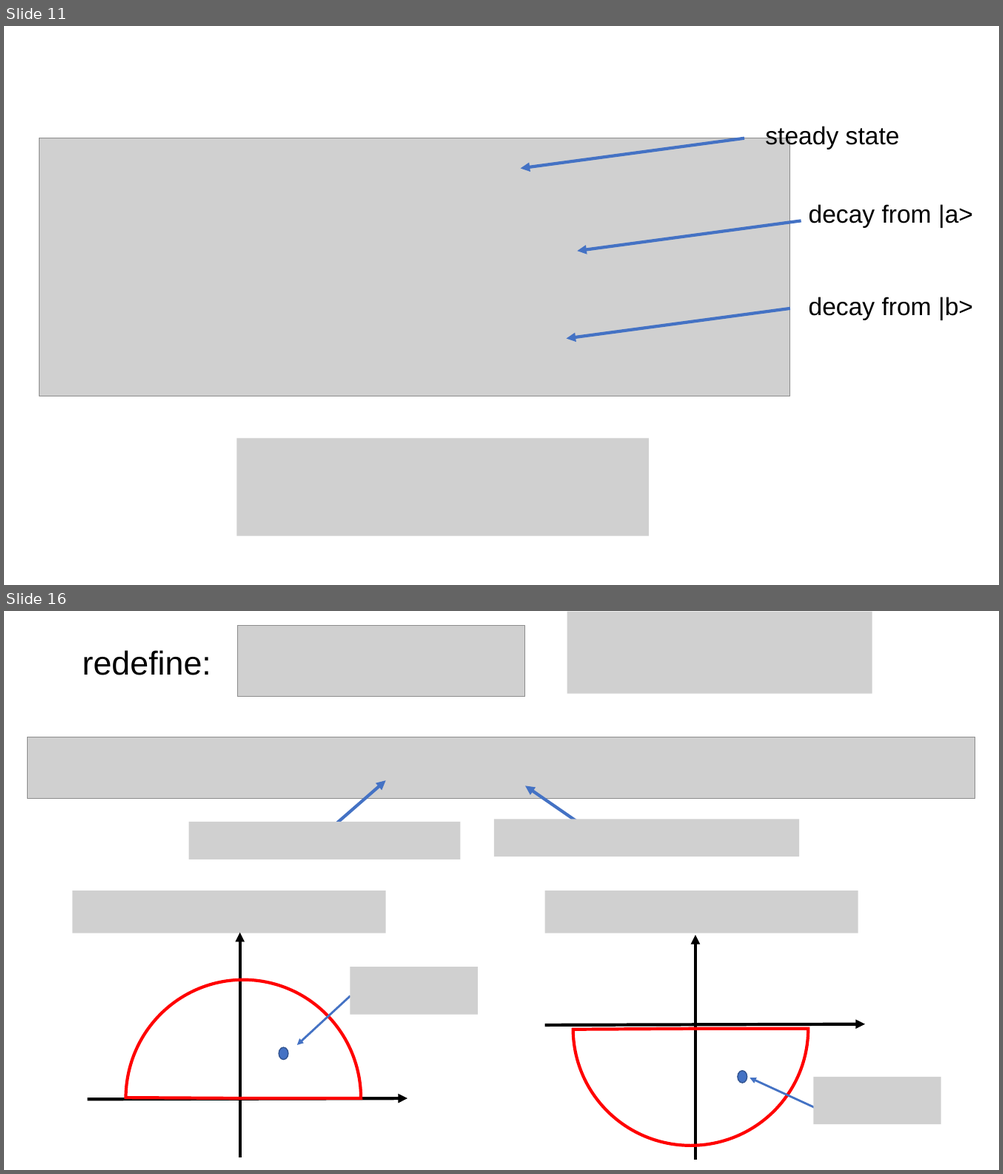
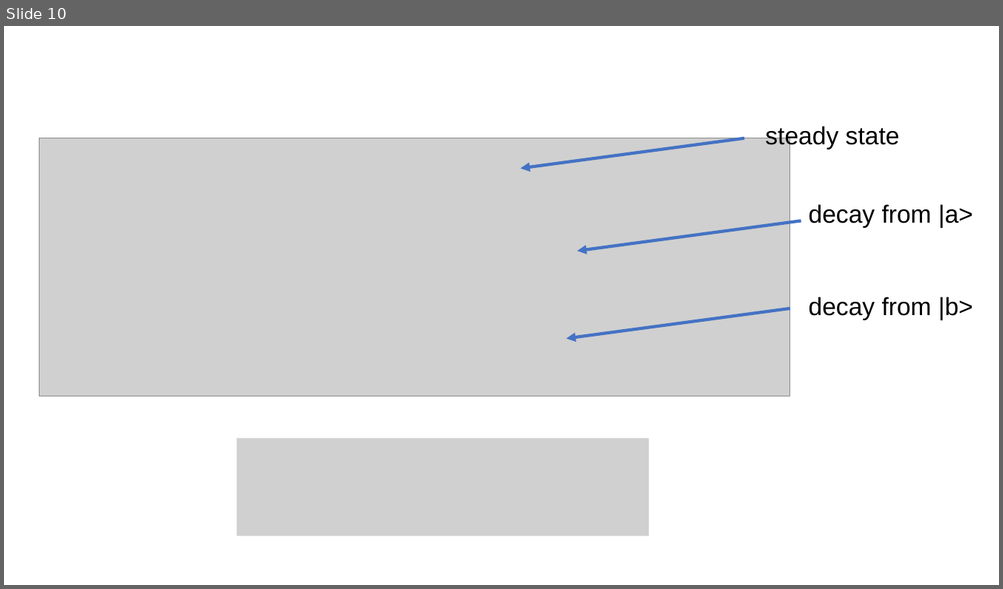
Before and after one commit to youjieyu888/entangle-cascade, a slide deck: Jieyu You.pptx. Shown one above the other, each under a label of ours: slides 11 and 16 before the commit, slide 10 after it; the slides between them are not shown. The pictures are 1003x1174 and 1003x589 pixels, drawn with LibreOffice and Linux fonts; fonts in the diff are those of the drawing; grey boxes stand for pictures. Boxes give left, top, right and bottom in pixels: in the first picture for what was removed or moved away, otherwise in the second. Text is boxed around its words. In the diff, an @@ line names an element or a change of style, - is before the commit and + after.

```diff
--- a/Jieyu You.pptx
+++ b/Jieyu You.pptx
@@ slide 16 removed at box(4, 611, 999, 1170), background #FFFFFF @@
@@ picture removed at box(238, 625, 525, 697) @@
@@ picture removed at box(567, 612, 873, 694) @@
@@ text removed at box(82, 650, 211, 675) @@
-redefine:
@@ picture removed at box(28, 737, 976, 799) @@
@@ arrow removed from (337, 823) to (386, 780) @@
@@ arrow removed from (579, 823) to (526, 786) @@
@@ picture removed at box(189, 822, 461, 860) @@
@@ picture removed at box(494, 819, 800, 857) @@
@@ picture removed at box(73, 891, 386, 934) @@
@@ picture removed at box(545, 891, 858, 934) @@
@@ pie slice (boxed as its full ellipse) removed at box(573, 912, 808, 1147) @@
@@ arrow removed from (240, 1158) to (240, 933) @@
@@ arrow removed from (696, 1160) to (696, 936) @@
@@ pie slice (boxed as its full ellipse) removed at box(125, 980, 361, 1170) @@
@@ picture removed at box(350, 967, 478, 1014) @@
@@ arrow removed from (350, 996) to (297, 1045) @@
@@ arrow removed from (545, 1025) to (865, 1025) @@
@@ ellipse removed at box(279, 1048, 288, 1059) @@
@@ ellipse removed at box(737, 1071, 747, 1083) @@
@@ arrow removed from (88, 1099) to (407, 1099) @@
@@ arrow removed from (818, 1110) to (749, 1078) @@
@@ picture removed at box(814, 1077, 941, 1125) @@
@@ what was slide 11 is now slide 10 @@
```
Also in this commit, not shown: 6 slides changed, 1 slide added, 7 other slides removed, 6 other files.
